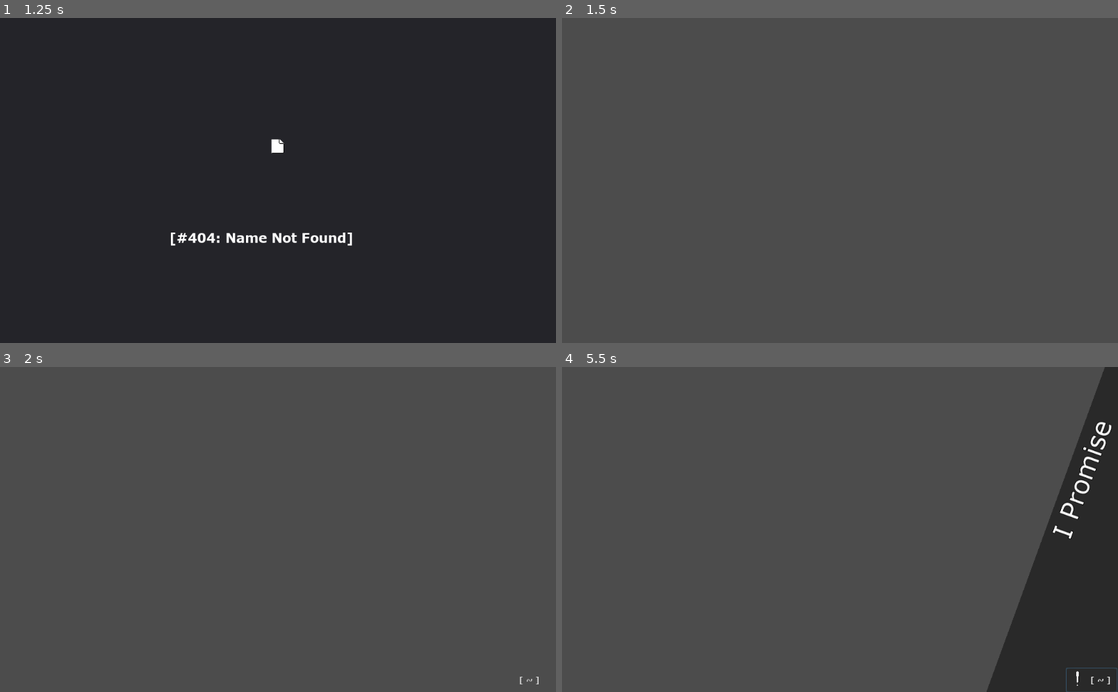
Above: before the commit, frames 1-4 (two rows, left to right).
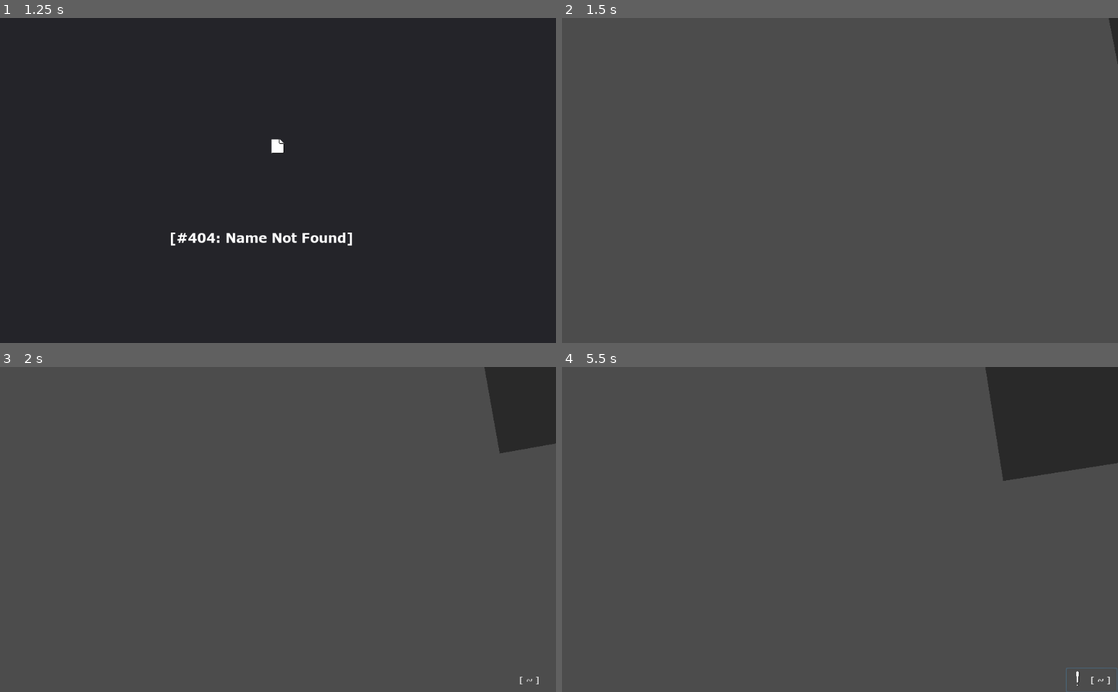
Above: after the commit, the same moments.

Repository: LanceMuch7/GWJ-31_I_Promise
Game: Godot game, scene res://src/Splash.tscn
Two runs of this game, one before a commit and one after it. Both use one fixed random seed, a clock stepped at 60 frames per second and the inputs below.
Inputs (mouse positions are in pixels of both pictures, inside the frame that each line leads up to):
- Up to frame 1 (1.25 s): tap Enter (ui_accept) at 0.5, 0.77 s; move the mouse to (400, 164) at 0.52 s; click (400, 164) at 0.67 s
- Up to frame 2 (1.5 s): tap Enter (ui_accept) at 1.25 s; move the mouse to (728, 196) at 1.27 s; click (728, 196) at 1.42 s
- Up to frame 3 (2 s): tap Enter (ui_accept) at 1.52 s
- Up to frame 4 (5.5 s): click "[ ~ ]" at 2 s; click (840, 614) at 2.77 s; type "12" at 2.85 s; click "[ ~ ]" at 3.5 s; click "[ ~ ]" at 4.25 s; tap Enter (ui_accept) at 5 s; move the mouse to (895, 458) at 5.02 s; click (895, 458) at 5.17 s

Frame 1 is identical in both runs. In frame 2, 0.1% of the frame differs, in the area x 98-100%, y 0-15%; in frame 3, 2.9%; in frame 4, 17%, in the area x 76-100%, y 0-100%.

Commit message:
Began end credits

Diff:
--- a/src/Cutscene.tscn
+++ b/src/Cutscene.tscn
@@ -1,4 +1,9 @@
-[gd_scene load_steps=2 format=2]
+[gd_scene load_steps=6 format=2]
+
+[ext_resource path="res://fonts/VerdannaI_14.tres" type="DynamicFont" id=1]
+[ext_resource path="res://fonts/VerdannaB_14.tres" type="DynamicFont" id=2]
+[ext_resource path="res://fonts/Verdanna_14.tres" type="DynamicFont" id=3]
+[ext_resource path="res://fonts/VerdannaI_24.tres" type="DynamicFont" id=4]
 
 [sub_resource type="Animation" id=1]
 resource_name = "BeginClip"
@@ -81,3 +86,104 @@
 
 [node name="Anim" type="AnimationPlayer" parent="."]
 anims/BeginClip = SubResource( 1 )
+
+[node name="RichTextLabel" type="RichTextLabel" parent="."]
+anchor_left = 0.5
+anchor_top = 0.5
+anchor_right = 0.5
+anchor_bottom = 0.5
+margin_left = -449.392
+margin_top = -306.0
+margin_right = 449.392
+margin_bottom = 306.0
+size_flags_horizontal = 0
+size_flags_vertical = 3
+custom_fonts/bold_italics_font = ExtResource( 4 )
+custom_fonts/italics_font = ExtResource( 1 )
+custom_fonts/bold_font = ExtResource( 2 )
+custom_fonts/normal_font = ExtResource( 3 )
+bbcode_enabled = true
+bbcode_text = "
+
+
+
+
+
+
+
+
+
+
+
+
+
+
+[color=red][center]Error 101: project too meta; unable to finish![/center][/color]
+
+
+
+
+
+
+
+
+
+
+
+
+
+
+
+
+
+[center]Thanks for playing![/center/
+
+Credits to the creators of the following assets:
+
+O    - default white UI icons
+
+Andrew Sitkov                                   - Casual Background Theme"
+text = "
+
+
+
+
+
+
+
+
+
+
+
+
+
+
+Error 101: project too meta; unable to finish!
+
+
+
+
+
+
+
+
+
+
+
+
+
+
+
+
+
+Thanks for playing![/center/
+
+Credits to the creators of the following assets:
+
+O    - default white UI icons
+
+Andrew Sitkov                                   - Casual Background Theme"
+scroll_active = false
+__meta__ = {
+"_edit_use_anchors_": false
+}
--- a/src/TitleMenu.gd
+++ b/src/TitleMenu.gd
@@ -1,8 +1,8 @@
 extends Control
 
-
-var offset = Vector2(1000, -900)
-var redux = 150
+var offset = Vector2(960, -585)
+var redux = 100
+var deb = 0.0
 
 
 func _ready():
@@ -24,19 +24,25 @@
 func _unhandled_key_input(event):
 	if GameState.Step < 2:
 		if not event is InputEventMouseMotion and event.is_pressed():
+			if deb > 0: return
+			deb += 0.3
+			var old = offset
 			offset.x = clamp(offset.x - redux, 0, offset.x)
-			offset.y = clamp(offset.y + redux, 0, offset.y)
+			offset.y = clamp(offset.y + 0.6*redux, offset.y, 0)
 			if offset.distance_to(Vector2.ZERO) < 10:
 				offset = Vector2.ZERO
-				$Bg.rect_position = offset
 				GameState.SetStep(2)
 				$Bg/VBox/Start.disabled = false
 				Debugger.CompleteAction()
-			else:
-				$Bg.rect_position = offset
+			$Bg/Tween.interpolate_property($Bg, "rect_position", old, offset, 0.3, Tween.TRANS_BOUNCE, Tween.EASE_IN_OUT)
 			$Bg.rect_rotation = _getAngle()
+			$Bg/Tween.start()
 	elif GameState.Step > 2:
 		_startPressed()
+
+func _process(delta):
+	if deb > 0:
+		deb -= delta
 
 
 func EnableSaveFile():
@@ -57,7 +63,7 @@
 
 
 func _getAngle():
-	return -fmod(offset.length()/10, 360)
+	return -fmod(offset.length()/100, 360)
 
 
 func _onNewGame():
--- a/src/TitleMenu.tscn
+++ b/src/TitleMenu.tscn
@@ -39,6 +39,8 @@
 __meta__ = {
 "_edit_use_anchors_": false
 }
+
+[node name="Tween" type="Tween" parent="Bg"]
 
 [node name="Fade" type="ColorRect" parent="Bg"]
 anchor_right = 1.0
